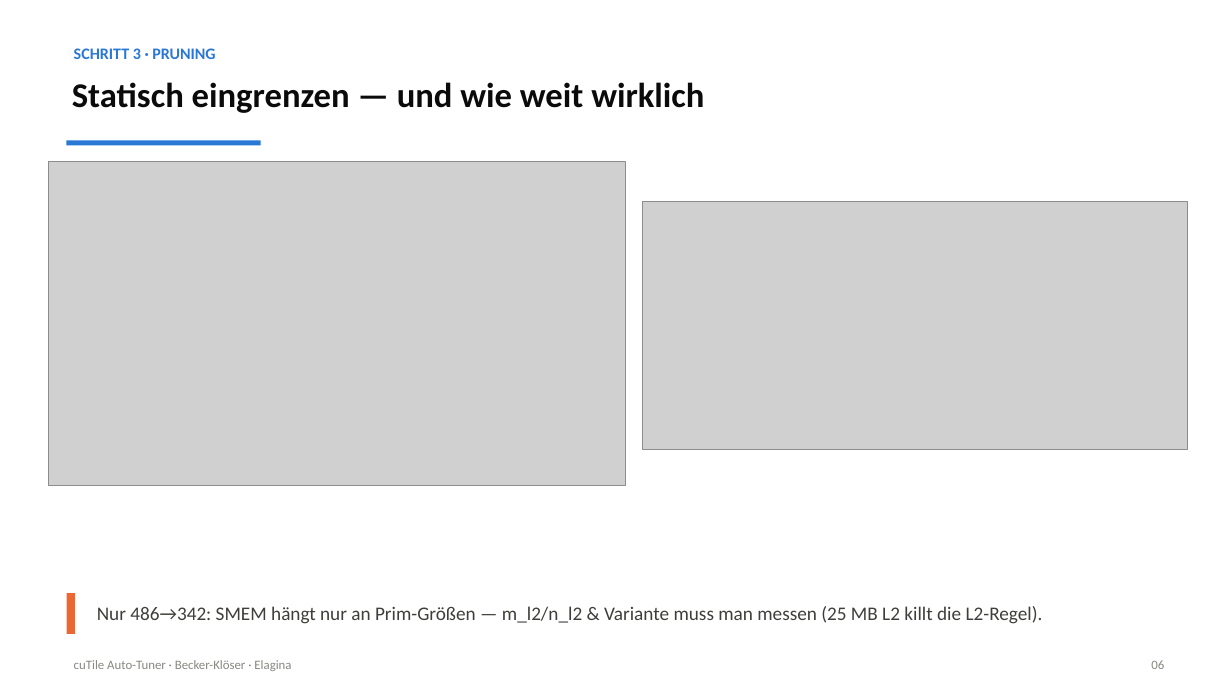
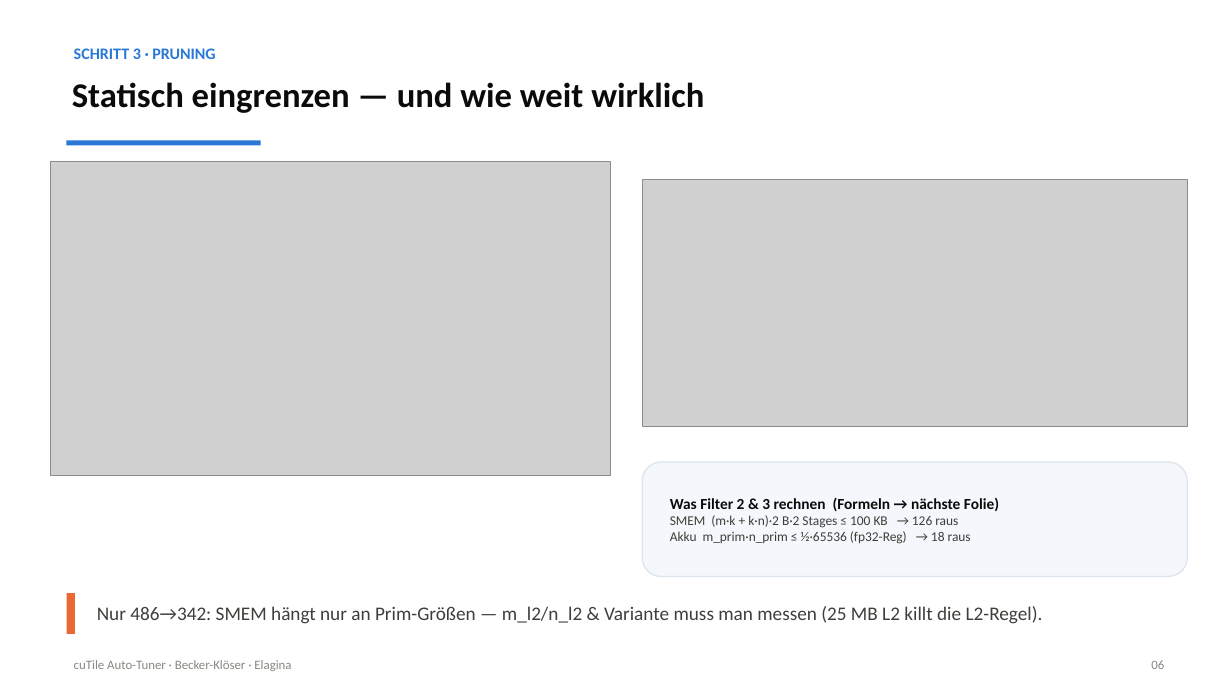
Before and after one commit to Niklas2021/MLA-SoSe-26, a slide deck: slide 8 of project/praesentation/cuTile_Auto-Tuner.pptx. Drawn at 1232x693 pixels with LibreOffice and Linux fonts; fonts in the diff are those of the drawing; grey boxes stand for pictures. Boxes give left, top, right and bottom in pixels: in the first picture for what was removed or moved away, otherwise in the second. Text is boxed around its words. In the diff, an @@ line names an element or a change of style, - is before the commit and + after.

```diff
--- a/project/praesentation/cuTile_Auto-Tuner.pptx
+++ b/project/praesentation/cuTile_Auto-Tuner.pptx
@@ picture: place and size @@
-picture at [49,162,626,485]
+picture at [50,162,610,476]
@@ picture: place and size @@
-picture at [642,202,1188,450]
+picture at [642,179,1188,427]
@@ rounded rectangle added at [642,462,1188,577], fill #F4F7FB, outline #DDE4EC 1 pt @@
@@ text added at [670,497,999,544], 10.5 pt, text #3F3E3A @@
+Was Filter 2 & 3 rechnen (Formeln → nächste Folie)
+SMEM (m·k + k·n)·2 B·2 Stages ≤ 100 KB → 126 raus
+Akku m_prim·n_prim ≤ ½·65536 (fp32-Reg) → 18 raus
```
Also in this commit, not shown: 9 other slides changed, 3 slides added, 1 slide removed, 25 other files.
